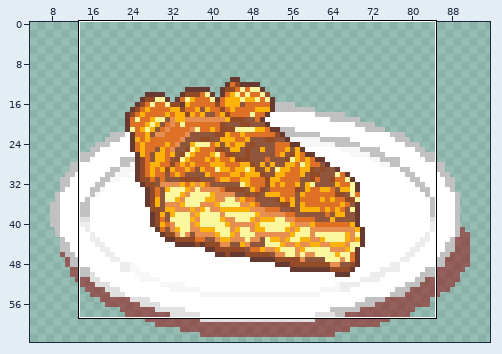
Pixel-art file -- ase/apple-pie.ase. The picture above shows the old version from afar; the outline marks the close-up.
Close-up. Before the commit:
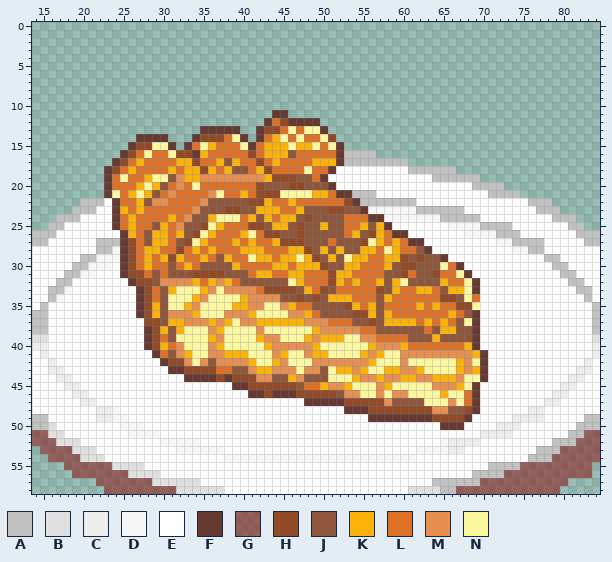
100x110 pixels, 1 frame. Colours within 5 levels of each other are drawn and written as one. Shown: x 14..84, y 0..58. The old version is drawn lined up with the new one, on the new canvas. The wide view leaves out empty margins.
Visible layers, top first: "apple pie", "dish2", "dish1", "dish shadow" opacity 59%.
Palette (. is transparent): A #c1c1c1  B #e0e0e0  C #ededed  D #f7f7f7  E #ffffff  F #663931  G #921c1c96  H #934a27  J #8f563b  K #fbb209  L #df7126  M #e78e51  N #fbf79f
Pixels before (only the part around the change), first column x 14:
 0 .......................................................................
 1 .......................................................................
 2 .......................................................................
 3 .......................................................................
 4 .......................................................................
 5 .......................................................................
 6 .......................................................................
 7 .......................................................................
 8 .......................................................................
 9 .......................................................................
10 .......................................................................
11 ..............................FF.......................................
12 .............................FLHFFFF...................................
13 .....................FFFFF..FHHLNLNNF..................................
14 .............FFFF...FHHHLNF.FLKNLNLLNH.................................
15 ............FHHNNF.FLNKLLLNFLKKKNKKNLNF................................
16 ...........FHLNLLNHHFKLLLLLHLKKKJLLLLLFAAAA............................
17 ..........FHLKLLLLKKHLLKJKLLHLKLLLLKKKFAAAAAAAA........................
18 .........FHLKLLLLKLKKHKLKJJLKHLLLLNLLFEEEEEEEEEAAAAAA..................
19 .........FLNLLKNNJMKKMMMMMMMMKHHHJJLFEEEEEEEEEEEEEAAAAAA...............
20 .........FLLLKNKJLMLNLLLLLLLHJJJHHJJJFEEEEEEEEEEEEEEEEEAAAA............
21 .........FNLKNKJLMLLLLMNLLKLHHHNNNNKKLFFAAAEEEEEEEEEEEEEEAAAA..........
22 ......AAAEFLLKJMMLLLLMJJJJJHHKLLKLLLLLLHFAAAAAAAEEEEEEEEEEEEEEAAA......
23 .....AAAEEFKLKLLLLLLMJJJHHJJKKKLLKJJJHHJJFDDDDDDAAAAAAEEEEEEEEEAAA.....
24 ...AAAEEEEFLKLLLLKLMJJKNNNLKJKLKKJHJJJJLLLFFDDDDDDDAAAAAEEEEEEEEEAAA...
25 ..AAEEEEEEFLKLLJKLMJJHNKLLLHHJKKJHJJKJJLLKJKFEEEEEEEDDDDAAAAEEEEEEEAA..
26 AAAEEEEEEEEFKLJKKLKJHNKLLLKNLHHJJHJJJJJLKJHKLFFEEEEEEEDDDDAAAEEEEEEEAAA
27 AAEEEEEEAAAFHLJKKLJHNKLLLKLKLLKHHHJJJLJJJHNKLKLFFEEEEEEEEEDDAAAAEEEEEAA
28 EEEEEEEEAADFHLKKLLHLKLKLLLKKKLLLKKHJKJKJJKKLNKLLJFEEEEEEEEEEDDAAEEEEEEE
29 EEEEEEAADDDFHLKLKHKLLKLJKLLNKKLKKNKHJKJNKKLLKKHJHJJFEEEEEEEEEEEEAAEEEEE
30 EEEEEAADDDEFHLKLLJLKLJJJJKLLLLKKLKKKHJJKKLLLKJHHJJJNLFEEEEEEEEEEEAAEEEE
31 EEEEAADDEEEFHHLJLJJJHHHHJJJLKKLLKKLLLHKKLLLLJJHLJJHLLNFEEEEEEEEEEEAAEEE
32 EEEAAEEEEEEEFHHJMMMMKLKMKLJJJJJJNKLLLHKLKLLKJKNJJJJKLLNFEEEEEEEEEEEAAEE
33 EEAADEEEEEEEEFHLJKNNNKMNMMMMLHHHHJKLHJLLLLLHJKLLKKLJKKNFEEEEEEEEEEEEAAE
34 EEADEEEEEEEEEFHLJNNNKMNNNNKMMMMJJHJHJKKKLLLJKLLLLLLHHJNLEEEEEEEEEEEEEAE
35 EAEEEEEEEEEEEFHKJNNKMNNNNKKMMNNMKLLJJJJHKLKJLLLLKLKLLHHNEEEEEEEEEEEEEEA
36 AAEEEEEEEEEEEFHKJMMMKNNNMMMKNNNNMMKLJJJJHHKJKLLLLLLLKLJFEEEEEEEEEEEEEEA
37 AAEEEEEEEEEEEEHHJKKMMMKMKNMMKKKKKKMMMLLLJJHJKKKKLKLKLJNFEEEEEEEEEEEEEEA
38 AAEEEEEEEEEEEEFHKJKNNNMKNNNNMNNNNNNKMMMMMLLJJJJJJLJKKJJFEEEEEEEEEEEEEEA
39 BBEEEEEEEEEEEEFHLJNNNNKMNNNNKMMNNNKMKKKNNMMLLLLJJJKJJJJFEEEEEEEEEEEEEEB
40 CCEEEEEEEEEEEEFHKLMNNNMKNNNNNKMMMMMKNNNNNNKMMMKLLLLLLLKFEEEEEEEEEEEEEEC
41 ECEEEEEEEEEEEEEFLJMKNNMMKKKNNNMKNNMKKNNNNKMKNNMMMMMMMMMKFEEEEEEEEEEEEEC
42 EECEEEEEEEEEEEEEFHHMNMJMMMMKNNKMNNNMMMMMMMKNNNMNNNNNNKMNFEEEEEEEEEEEECE
43 EECCEEEEEEEEEEEEEFFHHHHLLJJMKKMMMNMMJNKKMKNNKKMMKNNNNKMKFEEEEEEEEEEECCE
44 EEECCEEEEEEEEEEEEEEFFFFHFHHHMMJJKMJJJNNNKMMKMMKKMMKKKMNNFEEEEEEEEEECCEE
45 EEEECCEEEEEEEEEEEEEEEEEEEFFHHHHHHJLLKMMKNNNMKNNNNNMMMKNFEEEEEEEEEECCEEE
46 EEEEECCEEEEEEEEEEEEEEEEEEEEFFHFFFHHHHHJMMNNMNMMNNNNKNNLFEEEEEEEEECCEEEE
47 EEEEEECCEEEEEEEEEEEEEEEEEEEEEEEEEEFFFFFHHHHHMJJJJNNNMNLFEEEEEEEECCEEEEE
48 EEEEEEEECCDEEEEEEEEEEEEEEEEEEEEEEEEEEEEFFFHHHHHHHHMMJJHFEEEEEECCEEEEEEE
49 AAEEEEEECCDDEEEEEEEEEEEEEEEEEEEEEEEEEEEEEEFFFFFFFFHHHHFEEEEECCCCEEEEEAA
50 AABEEEEEEEEDDDEEEEEEEEEEEEEEEEEEEEEEEEEEEEEEEEEEEEEFFFEEEECCCEEEEEEEAAA
51 GGBBEEEEEEEEDDDDEEEEEEEEEEEEEEEEEEEEEEEEEEEEEEEEEEEEEEEECCCCEEEEEEEAAGG
52 GGGBBBEEEEEEEEEEDDDDDEEEEEEEEEEEEEEEEEEEEEEEEEEEEEEDCCCCEEEEEEEEEAAAGGG
53 .GGGGBBBEEEEEEEEEEDDDDDDEEEEEEEEEEEEEEEEEEEEEEEEDDDDCCEEEEEEEEEAAAGGGGG
54 ..GGGGBBBEEEEEEEEEEEEEEEDDDDDDDDDDDDDDDDDDDDDDDDEEEEEEEEEEEEEEAAAGGGGGG
55 ....GGGGGGBBBBEEEEEEEEEEEEEEEEEEEEEEEEEEEEEEEEEEEEEEEEEEEAAAAGGGGGGGGG.
56 .....GGGGGGGBBBBEEEEEEEEEEEEEEEEEEEEEEEEEEEEEEEEEEEEEEEAAAAGGGGGGGGGGG.
57 ........GGGGGGGBBBBBBEEEEEEEEEEEEEEEEEEEEEEEEEEEEEAAAAAAGGGGGGGGGGG....
58 .........GGGGGGGGGBBBBBBEEEEEEEEEEEEEEEEEEEEEEEBBBBAAGGGGGGGGGGGGG.....
New version:
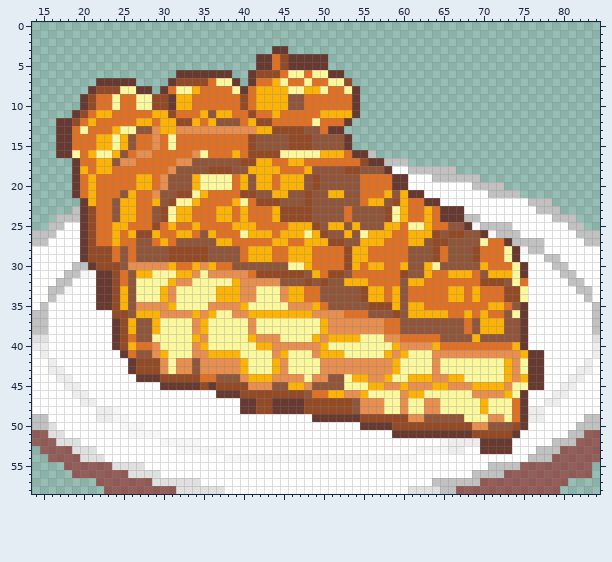
Diff:
canvas 100x110 -> 100x64, the old top-left corner now at 8,-46 (the part of the old canvas that was cut away was empty and is not shown)
Changed rows in their new state; - is an unchanged pixel.
first column x 17:
 3 ---------------------------FF--------------------------------
 4 -------------------------FFLHFFFFF---------------------------
 5 -------------------------FFLHFFFFF---------------------------
 6 ---------------FFFFFFF--FHHHLNNLNNFF-------------------------
 7 -----FFFFF----FHHHHLNNF-FLLKNLLNLLNNH------------------------
 8 ----FHHHNNFF-FLNNKLLLLNFLKKKKNNKKNLLNF-----------------------
 9 ---FHLLNLLNNHHFKKLLLLLLHLKKKKJJLLLLLLF-----------------------
10 ---FHLLNLLNNHHFKKLLLLLLHLKKKKJJLLLLLLF-----------------------
11 --FHLKKLLLLLKKHLLLKJKKLLHLLKLLLLLKKKKF-----------------------
12 FFHLKLLLLLKKLKKHHKLKJJJLKHH-LLLLNLLLF------------------------
13 FFLNLLLKNNJJMKKMMMMMMMMMMKK-HHHJJLFF-------------------------
14 FFLLLKKNKJLLMLNLLLLLL-LLHJJJJHHHJJJJF------------------------
15 FFLLLKKNKJLLMLNLL-LL---LHJJJJHHHJJJJF------------------------
16 FFNLKNNKJLMM--LLLMN---K--HHHNNNNNKKKLFF----------------------
17 --FLLKKJMML----MMJJJJ-JHHKKL-KK-LLLLLLHFF--------------------
18 --FKLKKL-L----MJJJJHHH--K-KK---KJJJJHHJJJF-------------------
19 --FLKLL-L-K-LM-JJ-NNNNLKJK-LKKK-HJJJJJLLLLFF-----------------
20 --FLKLL----KLMJJJKNNNN-KJKKLKKK-H-JJJJLLLLFF-----------------
21 --FLKLLLJ-LLMJJHHNKLL--HHJJKKJJHJJKKJJLLLKJKFF---------------
22 ---FKLLJKKLLKJHNNKLLLLKNL-HHJJJHJJJJJJLKKJHKLLFF-------------
23 ---FHLLJ-KL-JHNKKLLLKKLKLLL-HHHH--JJL-JJJHNKLLKLFFF----------
24 ---FHLLJK---JHNKKLLLKKLKLLLKHHH------JJJJHNKLLKLFFF----------
25 ---FHLLKKL--HLKLLKLLL-KKKLLLLKKKHJKKJKJ-JKKLNNKLLJJF---------
26 ---FHLLKL-HH-L--KLJ----NKKKLKKKNKH--KJNK-KLLKKKHJHHJJF-------
27 ---FHLLKLLJ-L---JJJJKKL-L---KLLKKKHH--KK--L-KKJHHJJJJNLLF----
28 ---FHHHLJLJJJJH-HHHJJJJL--K----KLLLLHK-L-LL-J-JHLJJJHLLLNF---
29 ---FHHHLJLJJJJ-HHHHJ-JJ-K---L-K-LLLLH----LLL-J-HLJJJHLLLNF---
30 ----FHHHJMMMMMK-LKMKLLJJJJJJJNN-LLLLH--KKLLKJ-KNJJJJJKLLLNF--
31 -----FFHLJKKNNNKKMNMMMMM-HHHHHHJK--HJ----LL-J-KL-KKKLJKKKNF--
32 -----FFHLJNNNNK--NNNNNKMMMMM-JJHJHJJK-K-LLLJKKLLL--LLHHHJNL--
33 -----FFHKJNNNKM---NNKKK--NNNMKKL-J-JJJHKKL-J-LL-L--LKLLLHHN--
34 -----FFHKJNNNKM--NN-KKKM-NNNMKKLL-JJJJHKKLKJ----LKKLKLLLHHN--
35 -----FFHKJMMMMK-NN-MMMM-NN--NMMMKL--JJJHHHKJK--L--LLLLKKLJF--
36 -------HHJKK-M----MK-N---KKKKKK-MMMMLLLJ-JHJKKKKKL-KLKLLJNF--
37 -------FHKJJKNNNN-KNNN-N-NNNNNNNNKMMMMMMMLLJJJJJJJ-LJKKKJJF--
38 -------FHKJJKNNN-MKNN---MN------NK----MMMLL---J-JJ-LJKKKJJF--
39 -------FHLJJNNN--KMNN---KM-----NKM--KKNNNMM-LLLL----KJJJJJF--
40 -------FHKLLMNNN-MKNN----K------MK-----NNNKMMMMK---LLLLLLKF--
41 --------FLJJMKNNNMMKK--N-------NM-KK--NNNKMKNNN-----MMMMMMKFF
42 ---------FHHHMNM-J-M---KN-------N------MMMKN---M--NN-NNNKMNFF
43 ---------FHHHMNMMJMMMMMKNNNK-N-NNMMMM-MMMM-NNN-M--NNNNNNKMNFF
44 ----------FFFHHHHHLLJJJMKKKMMM-NMMJJ--K-MKNN-KKMM-K--NNNKMKFF
45 -------------FFFFFHFHHHHMMMJJKKMJJJJN--KKMMKMMMKK-MMKKKKMNNFF
46 --------------------FFFHHH-HHH-JLLKK--K-N-N-KK--N--NMMMMKNF--
47 -----------------------FFHHFFFFHHHHH-JMMMNNMNNMM-N-NNKNNNLF--
48 -----------------------FFHHFFFFHHHHHHJMMMNNMNNM-NNNNNKNNNLF--
49 --------------------------------FFFFFFHHHHHHMMJJJJJNNNMMNLF--
50 --------------------------------------FFFFHHHHHHHHHHMMJJJHF--
51 ------------------------------------------FFFFFFFFFFHHHHHF---
52 -----------------------------------------------------FFFF----
53 -----------------------------------------------------FFFF----
Where, in picture pixels (left, top, right, bottom), the same in both close-ups:
changed: (56, 46, 544, 454)
